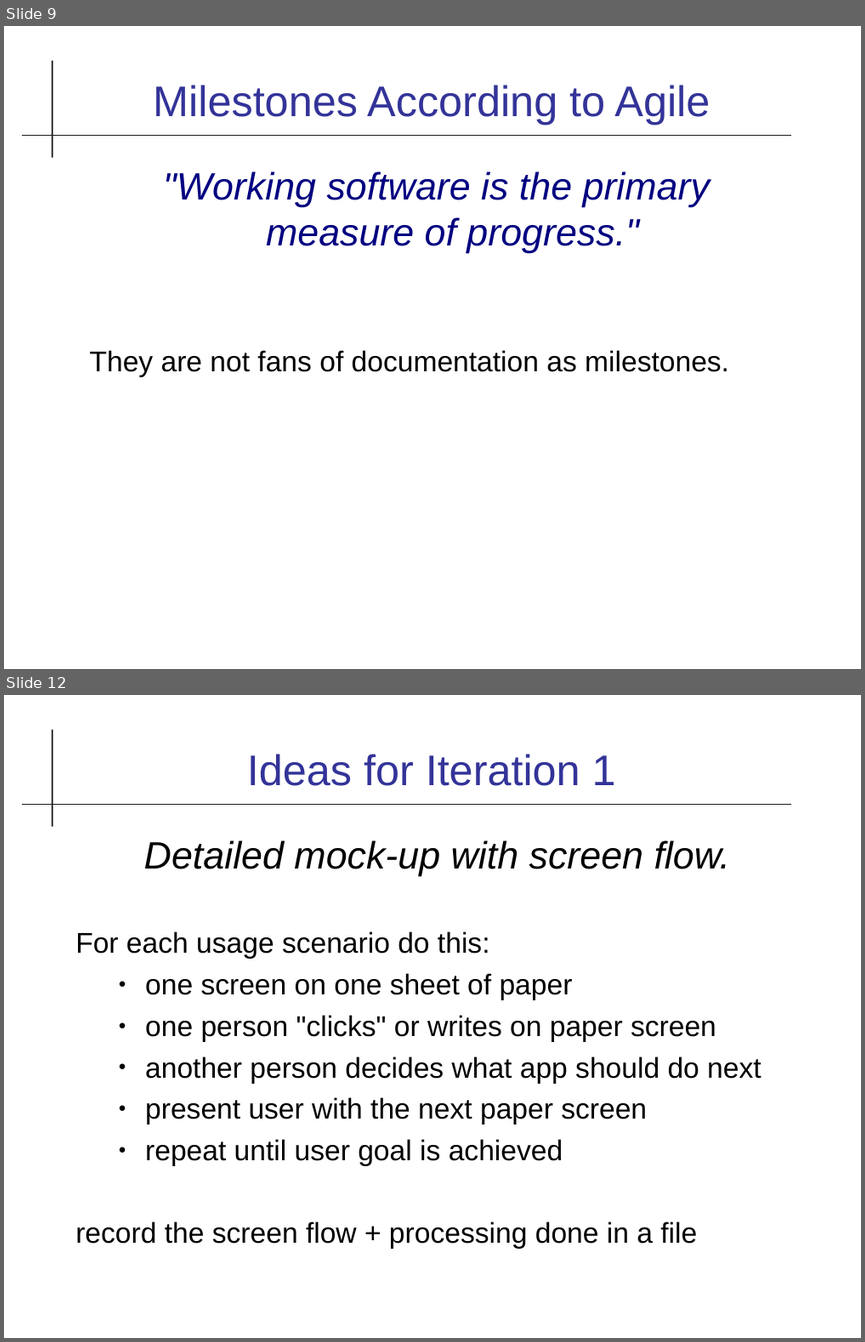
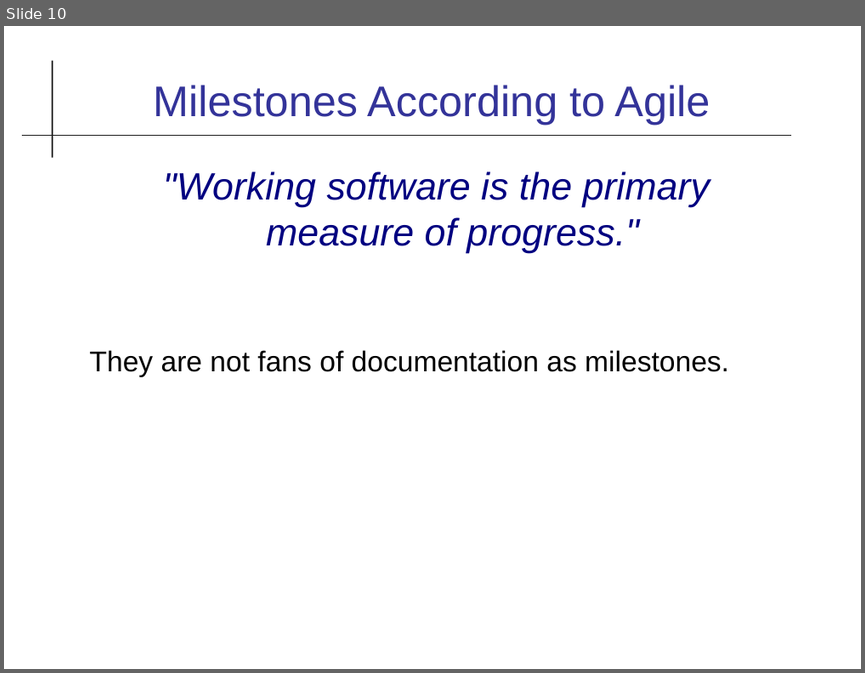
Before and after one commit to cpske/ISP, a slide deck: assignment/project/Iteration1.odp. Shown one above the other, each under a label of ours: slides 9 and 12 before the commit, slide 10 after it; the slides between them are not shown. The pictures are 865x1342 and 865x673 pixels, drawn with LibreOffice and Linux fonts; fonts in the diff are those of the drawing. Boxes give left, top, right and bottom in pixels: in the first picture for what was removed or moved away, otherwise in the second. Text is boxed around its words. In the diff, an @@ line names an element or a change of style, - is before the commit and + after.

```diff
--- a/assignment/project/Iteration1.odp
+++ b/assignment/project/Iteration1.odp
@@ slide 12 removed at (x1=4, y1=695, x2=861, y2=1338), background #FFFFFF; not listed: 2 template elements that a slide beside it also shows @@
@@ title removed at (x1=247, y1=754, x2=616, y2=786) @@
-Ideas for Iteration 1
@@ text removed at (x1=75, y1=840, x2=760, y2=1248) @@
-Detailed mock-up with screen flow.
-For each usage scenario do this:
-  ● one screen on one sheet of paper
-  ● one person "clicks" or writes on paper screen
-  ● another person decides what app should do next
-  ● present user with the next paper screen
-  ● repeat until user goal is achieved
-record the screen flow + processing done in a file
@@ what was slide 9 is now slide 10 @@
```
Also in this commit, not shown: 10 slides changed, 4 slides added, 2 other slides removed, 6 other files.
